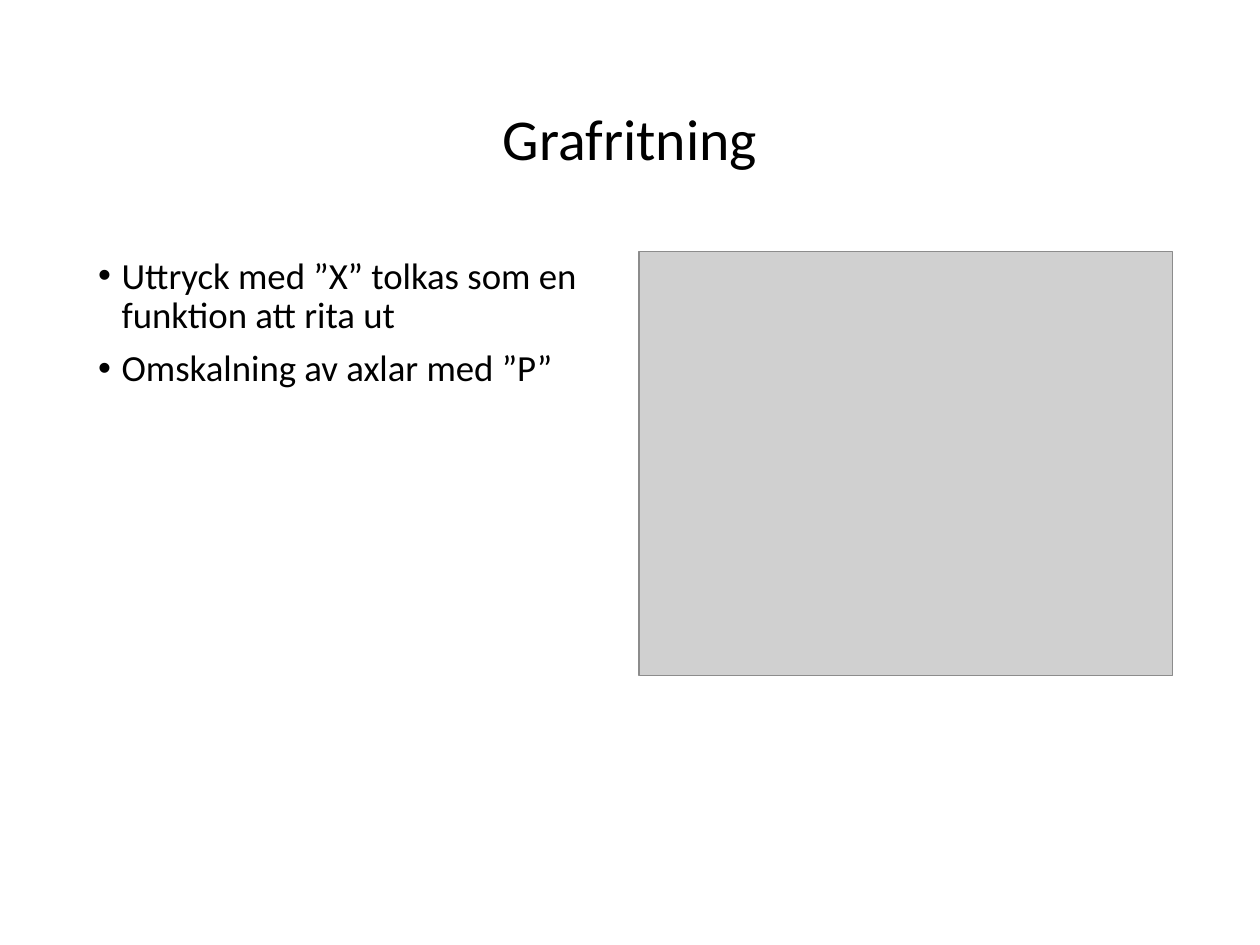
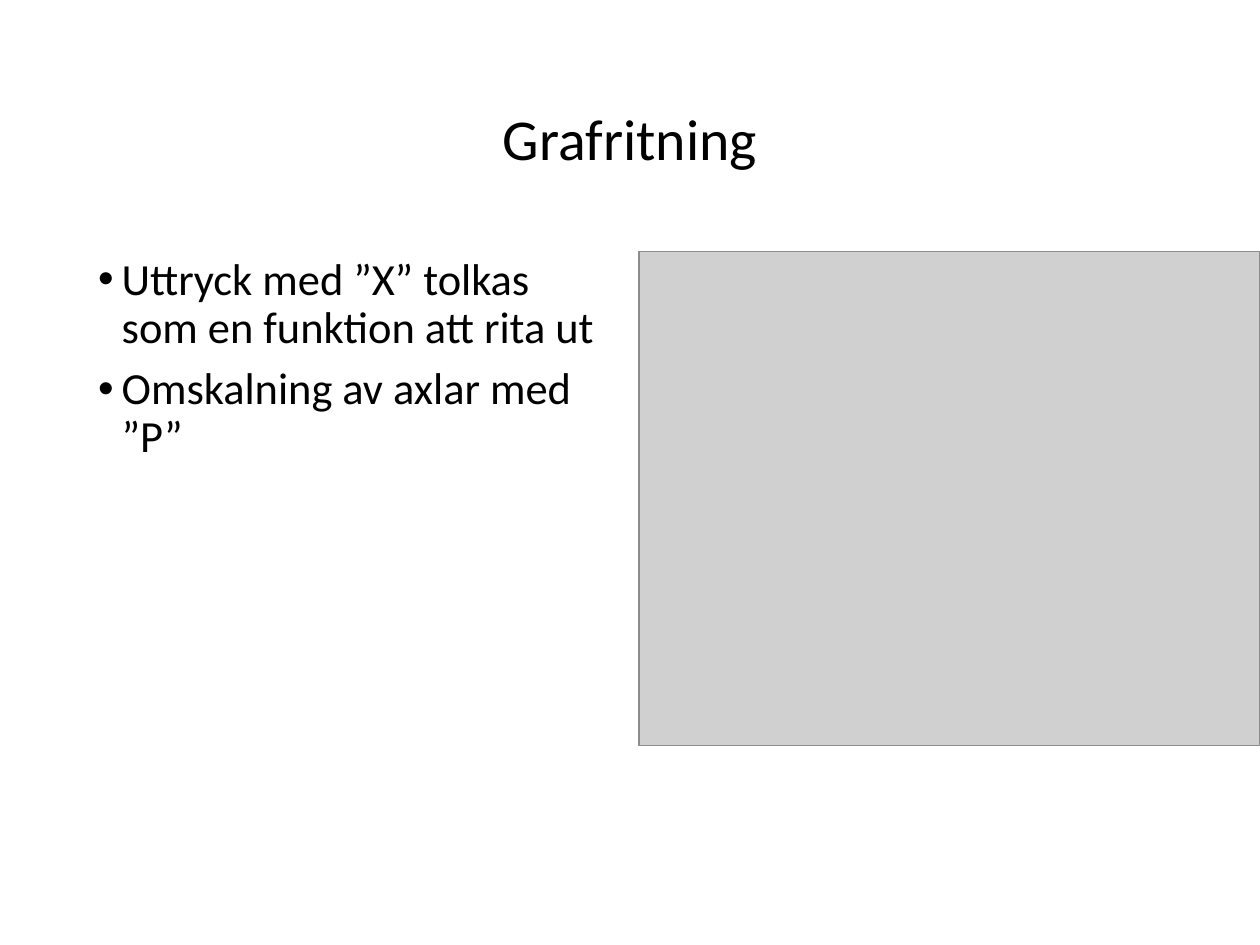
Before and after one commit to Jethro95/TSEA83_Graphing_Calculator, a slide deck: slide 6 of presentation/presentation_powerpoint.pptx. Drawn at 1260x945 pixels with LibreOffice and Linux fonts; fonts in the diff are those of the drawing; grey boxes stand for pictures. Boxes give left, top, right and bottom in pixels: in the first picture for what was removed or moved away, otherwise in the second. Text is boxed around its words. In the diff, an @@ line names an element or a change of style, - is before the commit and + after.

```diff
--- a/presentation/presentation_powerpoint.pptx
+++ b/presentation/presentation_powerpoint.pptx
@@ text "Uttryck med ”X” tolkas som ..." at bbox=[122, 263, 593, 452]: size 23.1 to 28 pt @@
@@ picture: place and size @@
-picture at bbox=[639, 252, 1173, 676]
+picture at bbox=[639, 252, 1260, 745]
```
Also in this commit, not shown: 11 other slides changed.
